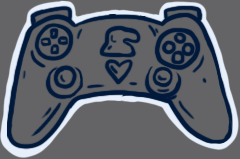
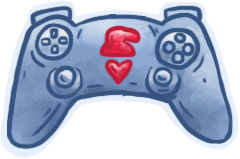
Layered file, before and after one edit (240 x 159). Changes by layer:
painted on "controler" over [left=0, top=0, right=240, bottom=159]
removed layer "controler white" over [left=0, top=0, right=240, bottom=159]
hid "Background" over [left=0, top=0, right=240, bottom=159]
